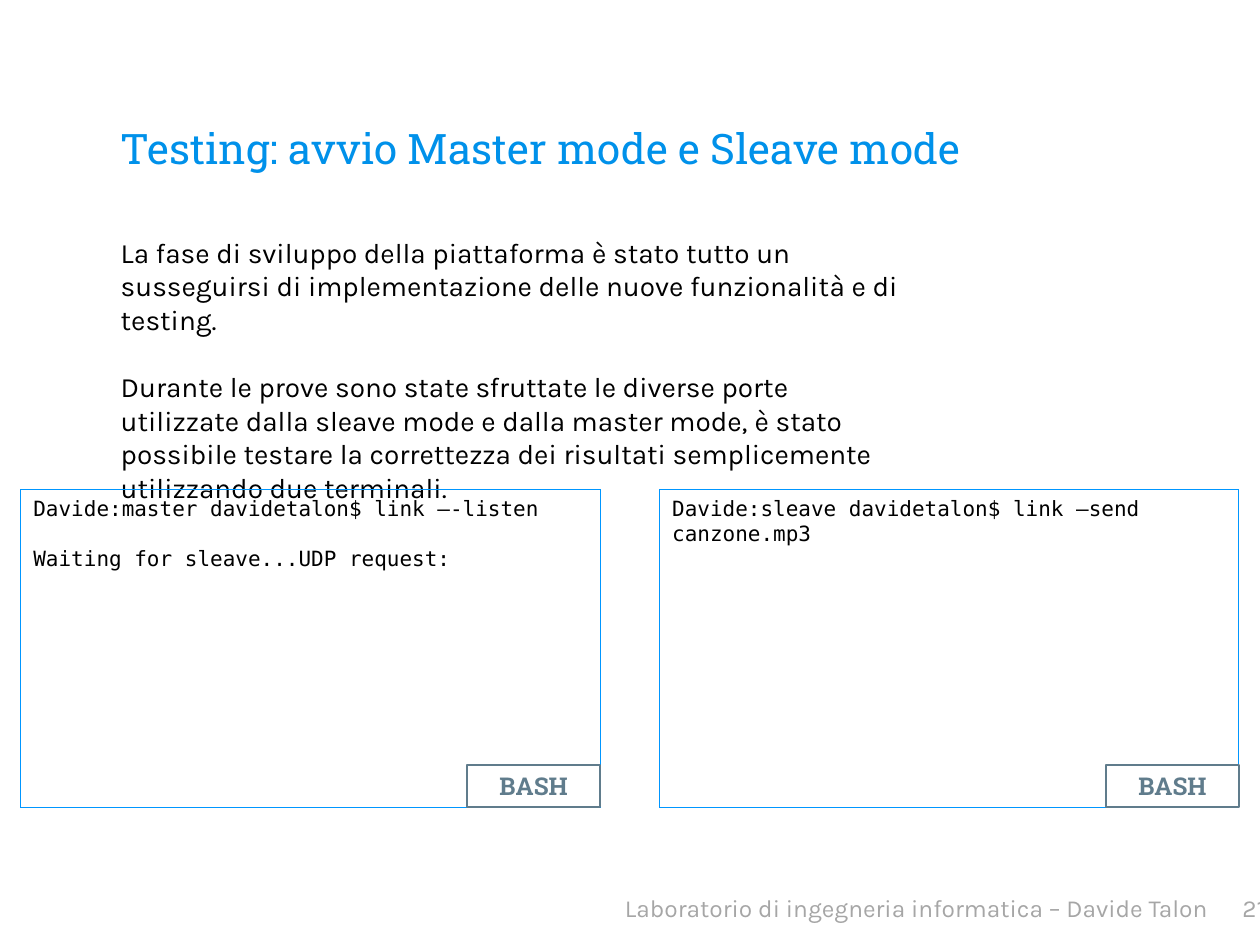
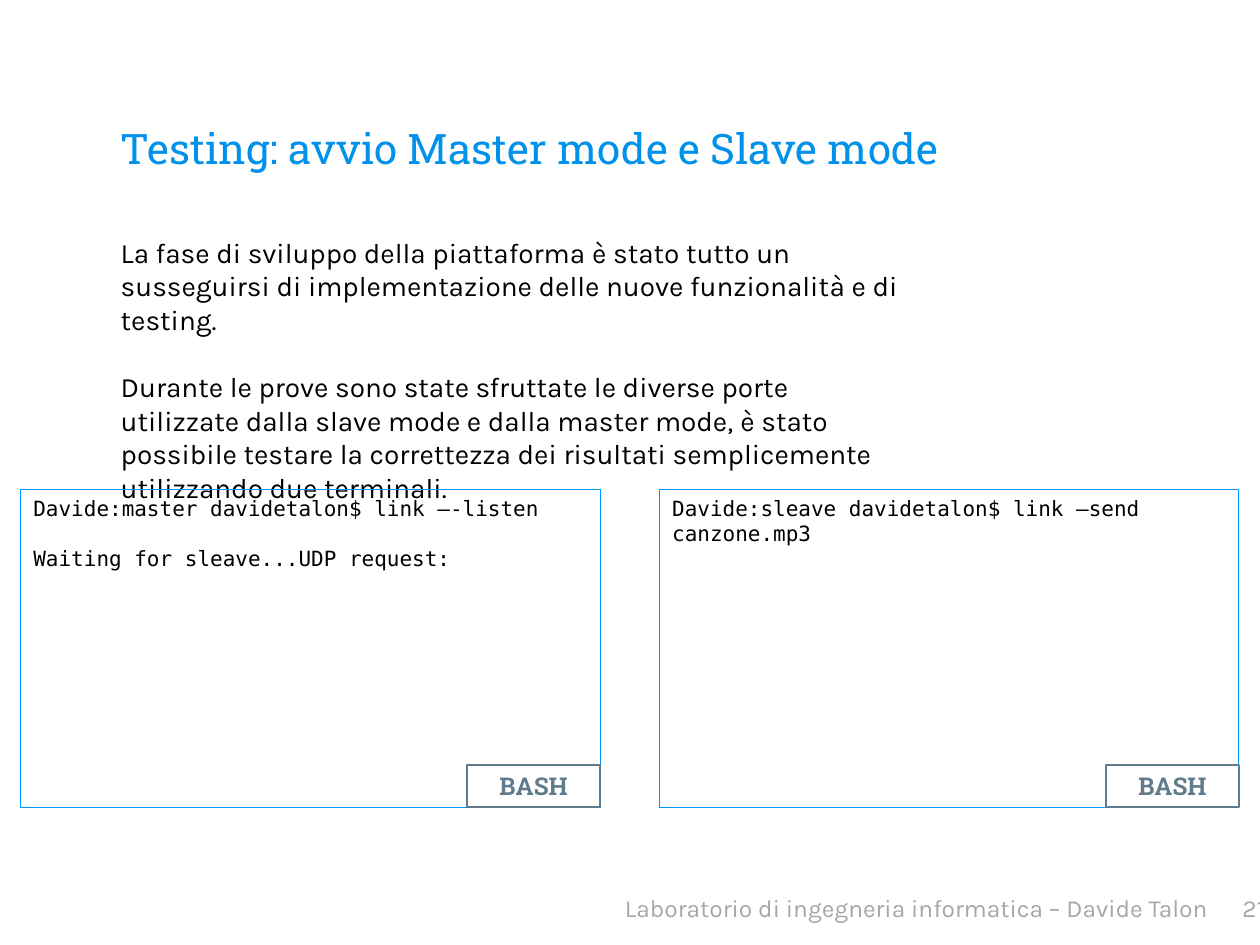
Before and after one commit to davidetalon/link, a slide deck: slide 22 of Presentation slides/Presentazione.pptx. Drawn at 1260x945 pixels with LibreOffice and Linux fonts; fonts in the diff are those of the drawing; background and template pictures are left out. Boxes give left, top, right and bottom in pixels: in the first picture for what was removed or moved away, otherwise in the second. Text is boxed around its words. In the diff, an @@ line names an element or a change of style, - is before the commit and + after.

Commit message:
SLAVE e non SLEAVE

```diff
--- a/Presentation slides/Presentazione.pptx
+++ b/Presentation slides/Presentazione.pptx
@@ title at bbox=[121, 132, 939, 173]: text changed @@
-Testing: avvio Master mode e Sleave mode
+Testing: avvio Master mode e Slave mode
@@ text at bbox=[121, 377, 871, 505]: text changed @@
-Durante le prove sono state sfruttate le diverse porte utilizzate dalla sleave mode e dalla master mode, è stato possibile testare la correttezza dei risultati semplicemente utilizzando due terminali.
+Durante le prove sono state sfruttate le diverse porte utilizzate dalla slave mode e dalla master mode, è stato possibile testare la correttezza dei risultati semplicemente utilizzando due terminali.
```
Also in this commit, not shown: 5 other slides changed, 1 other file.
